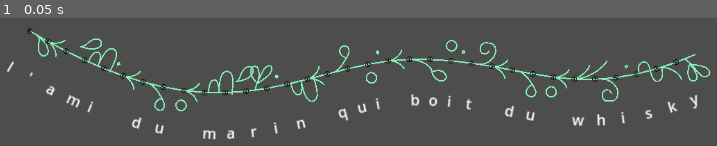
Above: before the commit, frame 1.
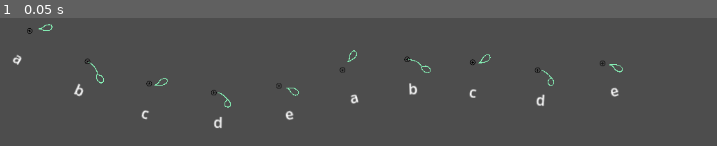
Above: after the commit, the same moment.

Repository: deplanty/tendrilis
Game: Godot game, scene res://main.tscn
The game is run twice, just before and just after one commit, with the same random seed, the same clock (stepped at 60 frames per second) and the same inputs.
Inputs:
- Up to frame 1 (0.05 s): no input

The runs differ from the first frame. In frame 1, 7.0% of the frame differs, in the area x 0-100%, y 4-96%.

Commit message:
Animate the growth of the baseline

Diff:
--- a/main.tscn
+++ b/main.tscn
@@ -5,7 +5,7 @@
 
 [sub_resource type="Curve2D" id="Curve2D_ig7tw"]
 _data = {
-"points": PackedVector2Array(-287.38486, -172.25673, 287.38486, 172.25673, 3, 0, -161.82518, 1.5767698, 161.82518, -1.5767698, 557, 41, -179.46184, 77.770996, 179.46184, -77.770996, 963, 34)
+"points": PackedVector2Array(-287.38486, -172.25673, 287.38486, 172.25673, 3, 0, -161.82518, 1.5767698, 161.82518, -1.5767698, 557, 41, -179.46184, 77.770996, 179.46184, -77.770996, 918, 15)
 }
 point_count = 3
 
@@ -14,6 +14,7 @@
 [node name="Tendrilis" parent="." instance=ExtResource("1_ig7tw")]
 position = Vector2(70, 59)
 curve = SubResource("Curve2D_ig7tw")
-text = "L'ami du marin qui boit du whisky"
-color = Color(0.5256453, 0.94489235, 0.7149741, 1)
+text = "abcdeabcde"
+fontsize = 20
+color = Color(0.5254902, 0.94509804, 0.7137255, 1)
 scene_tendrilis_character = ExtResource("2_0xm2m")
--- a/tendrilis.gd
+++ b/tendrilis.gd
@@ -12,7 +12,6 @@
 		text = value
 		if not is_node_ready():
 			await ready
-		_draw_baseline()
 		_draw_text()
 
 ## The size of the text.
@@ -43,11 +42,13 @@
 ## The percent of the tendrilis to show
 @export_range(0, 1, 0.001) var show_factor: float = 1.0:
 	set(value):
+		_show_factor_previous = show_factor
 		show_factor = value
 		if not is_node_ready():
 			await ready
-		_draw_baseline()
-		_draw_text()
+		#_draw_baseline()
+		_draw_update_baseline()
+		_draw_update_text()
 
 ## Show the translation of the tendrilis
 @export var show_translation: bool = true:
@@ -59,13 +60,15 @@
 @export var scene_tendrilis_character: PackedScene = load("res://letters/tendrilis-character.tscn")
 
 #endregion
-#region Script variables
+#region Script variables - On ready
 
 @onready var chars_container: Node2D = %Chararacters
 @onready var baseline: Line2D = %Baseline
 
 #endregion
-#region Private variables
+#region Script variables - Private
+
+var _show_factor_previous: float = 0
 
 ## The length of the baseline calculated by the curve.
 var _baseline_length: float
@@ -74,7 +77,11 @@
 #region Magics
 
 func _ready() -> void:
+	_draw_baseline()
+	_draw_text()
+
 	_baseline_length = curve.get_baked_length()
+	_show_factor_previous = show_factor
 
 	curve.changed.connect(_on_curve_changed)
 
@@ -110,24 +117,77 @@
 	for index in subdivisions * show_factor:
 		baseline.add_point(curve.sample_baked(_baseline_length * (1.0 + index) / subdivisions))
 
+## Draw the basline but not everything every time.
+## If the baseline grows, only add the needed points.
+## If the baseline shrinks, only remove the needed points.
+func _draw_update_baseline() -> void:
+	# If all the baseline should be created
+	if is_equal_approx(_show_factor_previous, 0.0) and is_equal_approx(show_factor, 1.0):
+		_draw_baseline()
+	# If only a part of the baseline should be created
+	elif _show_factor_previous < show_factor:
+		var subdivisions = text.length()
+		var start = subdivisions * _show_factor_previous
+		var end = subdivisions * show_factor
+		for index in range(start, end + 1):
+			baseline.add_point(curve.sample_baked(_baseline_length * index / subdivisions))
+	# If all the baseline should be cleared
+	elif is_zero_approx(show_factor):
+		baseline.clear_points()
+	# If only a part of the baseline should be cleared
+	elif show_factor < _show_factor_previous:
+		var subdivisions = text.length()
+		var n = subdivisions * (_show_factor_previous - show_factor)
+		for _ignored in n:
+			baseline.remove_point(baseline.get_point_count() - 1)
+
+
 ## Update the baseline parameters that don't require to redraw it: color and thickness.
 func _update_baseline() -> void:
 	baseline.default_color = color
 	baseline.width = thickness
 
+
+func _draw_character(index: int) -> void:
+	var letter = text[index]
+	var character: TendrilisCharacter = scene_tendrilis_character.instantiate()
+	character.letter = letter
+	character.fontsize = fontsize
+	character.color = color
+	_update_text_char_position(character, index)
+	chars_container.add_child(character)
+
+
 ## Create and draw each character of the text.
 func _draw_text() -> void:
 	for child in chars_container.get_children():
 		child.queue_free()
 
 	for index in floor(text.length() * show_factor):
-		var letter = text[index].to_lower()
-		var character: TendrilisCharacter = scene_tendrilis_character.instantiate()
-		character.letter = letter
-		character.fontsize = fontsize
-		character.color = color
-		_update_text_char_position(character, index)
-		chars_container.add_child(character)
+		_draw_character(index)
+
+
+func _draw_update_text() -> void:
+	# If all the baseline should be created
+	if is_equal_approx(_show_factor_previous, 0.0) and is_equal_approx(show_factor, 1.0):
+		_draw_text()
+	# If only a part of the baseline should be created
+	elif _show_factor_previous < show_factor:
+		var subdivisions = text.length()
+		var start = subdivisions * _show_factor_previous
+		var end = subdivisions * show_factor
+		for index in range(start, end):
+			_draw_character(index)
+	# If all the baseline should be cleared
+	elif is_zero_approx(show_factor):
+		for child in chars_container.get_children():
+			child.queue_free()
+	# If only a part of the baseline should be cleared
+	elif show_factor < _show_factor_previous:
+		var subdivisions = text.length()
+		var n = subdivisions * (_show_factor_previous - show_factor)
+		for _ignored in n:
+			chars_container.remove_child(chars_container.get_child(chars_container.get_child_count() - 1))
 
 ## Update each character parameters that don't require to redraw the text: fontsize, color, position and rotation.
 func _update_text() -> void:
